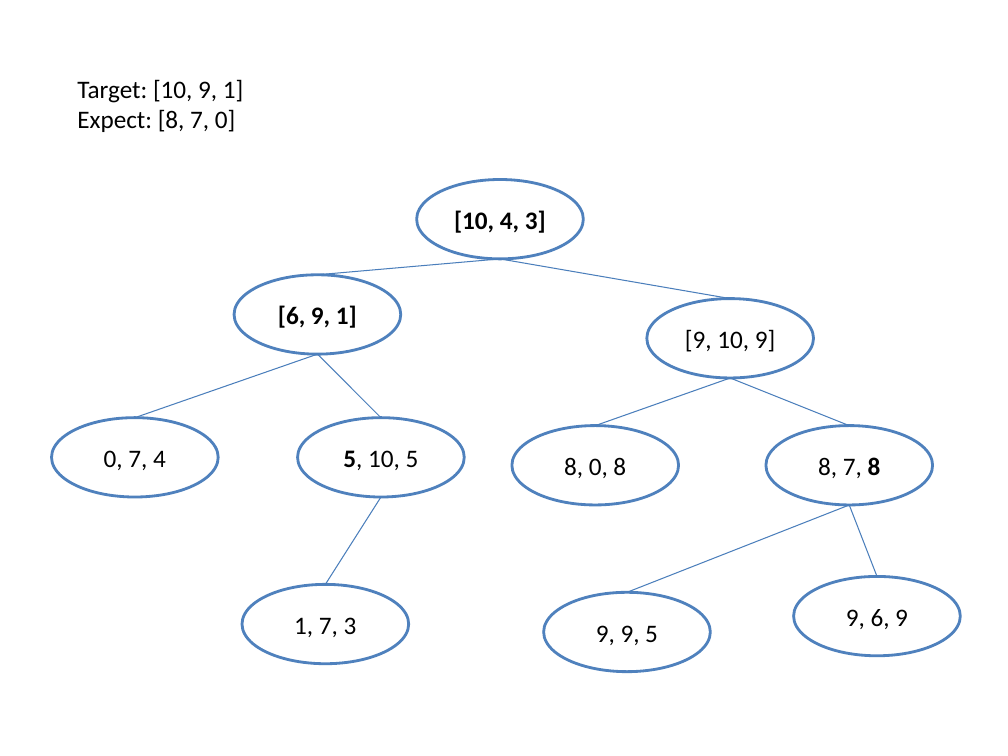
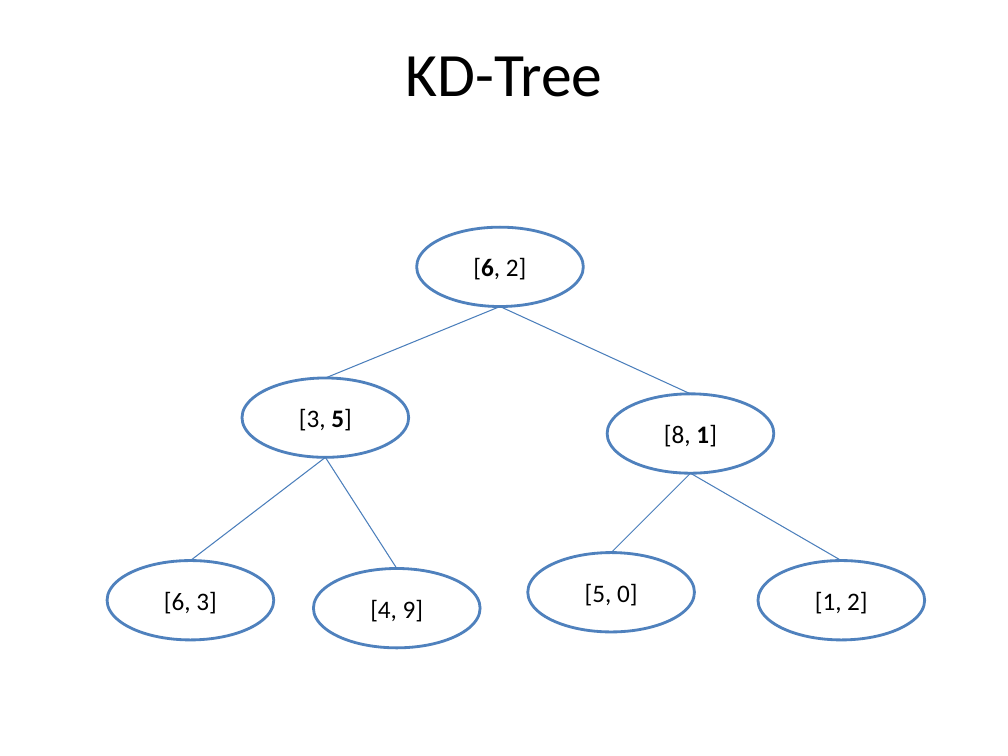
Before and after one commit to tushushu/imylu, a slide deck: slide 3 of docs_cn/tree_pictures.pptx (slide 1 before the commit). Drawn at 1008x756 pixels with LibreOffice and Linux fonts; fonts in the diff are those of the drawing. Boxes give left, top, right and bottom in pixels: in the first picture for what was removed or moved away, otherwise in the second. Text is boxed around its words. In the diff, an @@ line names an element or a change of style, - is before the commit and + after.

Commit message:
kd tree example result

```diff
--- a/docs_cn/tree_pictures.pptx
+++ b/docs_cn/tree_pictures.pptx
@@ text added at <box>405,56,602,97</box>, 44 pt, text #000000 @@
+KD-Tree
@@ text removed at <box>77,79,243,132</box> @@
-Target: [10, 9, 1]
-Expect: [8, 7, 0]
@@ ellipse added at <box>416,227,583,306</box>, fill #FFFFFF, outline #4F81BD 2 pt, 18 pt, text #000000 @@
+[6, 2]
@@ line moved from (500, 259) - (318, 275) to (500, 306) - (326, 378) @@
@@ line moved from (500, 259) - (730, 298) to (500, 306) - (690, 394) @@
@@ ellipse "[3, 5]": place and size @@
-ellipse "[3, 5]" at <box>297,417,464,497</box>
+ellipse "[3, 5]" at <box>242,378,408,458</box>
@@ text in ellipse at <box>299,408,351,431</box>: text changed @@
-5, 10, 5
+[3, 5]
@@ ellipse "[8, 1]": place and size @@
-ellipse "[8, 1]" at <box>512,425,678,505</box>
+ellipse "[8, 1]" at <box>607,394,773,474</box>
@@ text in ellipse at <box>664,424,716,447</box>: text changed @@
-8, 0, 8
+[8, 1]
@@ line moved from (318, 354) - (135, 417) to (326, 458) - (191, 560) @@
@@ line moved from (381, 497) - (326, 585) to (326, 458) - (397, 569) @@
@@ line moved from (730, 378) - (596, 425) to (690, 473) - (611, 552) @@
@@ line moved from (850, 505) - (627, 593) to (690, 473) - (842, 560) @@
@@ group removed at <box>51,179,960,664</box>: 7 ellipses, 3 lines @@
-[10, 4, 3]
-[6, 9, 1]
-[9, 10, 9]
-0, 7, 4
-8, 7, 8
-1, 7, 3
-9, 6, 9
@@ ellipse added at <box>107,560,273,640</box>, fill #FFFFFF, outline #4F81BD 2 pt, 18 pt, text #000000 @@
+[6, 3]
@@ ellipse added at <box>313,569,480,648</box>, fill #FFFFFF, outline #4F81BD 2 pt, 18 pt, text #000000 @@
+[4, 9]
@@ ellipse "[5, 0]": place and size @@
-ellipse "[5, 0]" at <box>543,593,710,672</box>
+ellipse "[5, 0]" at <box>528,552,695,632</box>
@@ ellipse added at <box>758,560,924,640</box>, fill #FFFFFF, outline #4F81BD 2 pt, 18 pt, text #000000 @@
+[1, 2]
@@ text in ellipse at <box>585,583,637,606</box>: text changed @@
-9, 9, 5
+[5, 0]
```
Also in this commit, not shown: 1 slide added, 2 other files.
